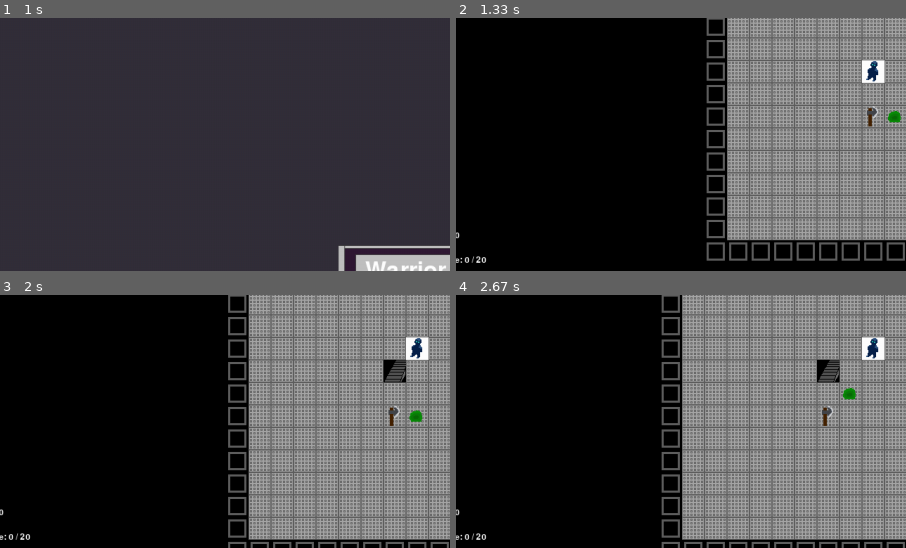
Above: before the commit, frames 1-4 (two rows, left to right).
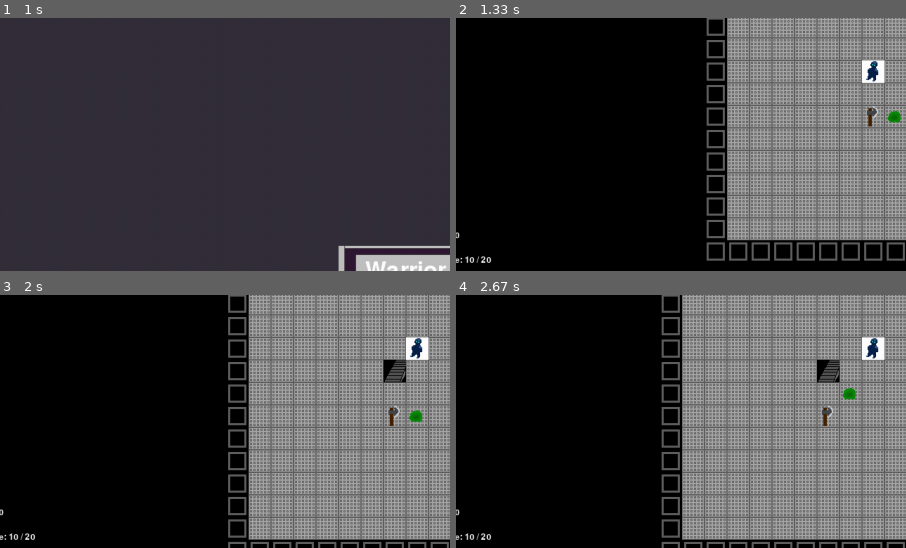
Above: after the commit, the same moments.

Repository: Leemoose/Roguelike-Framework
Game: pygame game, started from roguewriting.py
The game is run twice, just before and just after one commit, with the same random seed, the same clock (stepped at 60 frames per second) and the same inputs.
Inputs:
- Up to frame 1 (1 s): tap 1 at 0.33, 0.67 s
- Up to frame 2 (1.33 s): tap 1 at 1 s
- Up to frame 3 (2 s): hold D 1.33-1.8 s; hold W from 1.83 s (still down)
- Up to frame 4 (2.67 s): release W at 2.13 s; hold D 2.17-2.63 s
The pictures show only the part of the screen within x 5-55%, y 41-91%; the shares and areas given below are measured in that part.

Frame 1 is identical in both runs. In frame 2, 0.1% of the frame differs, in the area x 1-8%, y 94-97%; in frame 3, 0.1%; in frame 4, 0.1%.

Commit message:
better stairs

Diff:
--- a/character.py
+++ b/character.py
@@ -21,7 +21,7 @@
 
         self.level = 1
         self.max_level = 20
-        self.experience = 0
+        self.experience = 10
         self.experience_to_next_level = 20
 
     def is_alive(self):
@@ -65,7 +65,7 @@
         if damage - defense > 0:
             alive = defender.character.take_damage(damage - defense)
             if not alive:
-                self.experience += defender.experience
+                self.experience += defender.character.experience
                 self.check_for_levelup()
 
     def defend(self):
--- a/loops.py
+++ b/loops.py
@@ -5,6 +5,7 @@
 import items as I
 import objects as O
 import monster as Mon
+import objects as O
 import random
 
 """
@@ -60,8 +61,7 @@
     Used to save the game
     """
     def __init__(self):
-        self.tile_maps = {}
-        self.monster_maps = {}
+        self.generated_maps = {}
         self.item_dicts = {}
         self.monster_dicts = {}
         self.explored_levels = 0
@@ -89,6 +89,7 @@
         self.monster_map = None
         self.item_dict = None
         self.monster_dict = None
+        self.generator = None #Dungeon Generator
         self.monster_ai =  Mon.Monster_AI() #I just realize there is a bug here and it actually creates a... wait... what's that noise... hello?... Nooo!!! Bluglaaaaaaaaaa
 
     def action_loop(self, keyboard):
@@ -107,7 +108,7 @@
                 except:
                     break
                 if self.action == True:
-                    keyboard.key_action(self.player, self.tile_map, self.monster_dict, self.monster_map, self.item_dict, self.item_map, self, key)
+                    keyboard.key_action(self.player, self.generator.tile_map, self.monster_dict, self.monster_map, self.item_dict, self.item_map, self, key)
                 elif self.inventory == True:
                     keyboard.key_inventory(self, self.player, self.item_dict, self.item_map, key)
                 elif self.main == True:
@@ -154,7 +155,7 @@
         for monster_key in self.monster_dict.subjects:
             monster = self.monster_dict.subjects[monster_key]
             monster.character.energy += energy
-            monster.brain.rank_actions(monster, self.monster_map, self.tile_map, self.generator.flood_map, self.player)
+            monster.brain.rank_actions(monster, self.monster_map, self.generator.tile_map, self.generator.flood_map, self.player)
         """
         self.monster_ai.comprehend_the_universe(self.player.x, self.player.y, self.monster_map, self.tile_map)
         for monster_key in self.monster_dict.subjects:
@@ -165,7 +166,7 @@
 
     def change_screen(self, keyboard, display, colors, tileDict):
         if self.action == True:
-            display.update_display(colors, self.tile_map, tileDict, self.monster_dict, self.item_dict, self.monster_map, self.player)
+            display.update_display(colors, self.generator.tile_map, tileDict, self.monster_dict, self.item_dict, self.monster_map, self.player)
         elif self.inventory == True:
             display.update_inventory(self.player)
         elif self.main == True:
@@ -180,43 +181,43 @@
         self.update_screen = False
 
     def down_floor(self):
-        self.floor_level += 1
-        if self.floor_level > self.memory.explored_levels:
-            wid = 50
-            hei = 50
-            generator = M.DungeonGenerator(wid, hei)
-            generated_map = generator.get_map()
-            self.tile_map = M.TileMap(wid, hei, generated_map)
-            self.tile_map.stairs_x = generator.stairs_x
-            self.tile_map.stairs_y = generator.stairs_y
-            self.monster_map = generator.monster_map
-            self.item_dict = generator.item_dict
-            self.monster_dict = generator.monster_dict
-            self.player.x = self.tile_map.stairs_x
-            self.player.y = self.tile_map.stairs_y
-            self.memory.explored_levels += 1
-            self.memory.tile_maps[self.floor_level] = self.tile_map
-            self.memory.item_dicts[self.floor_level] = self.item_dict
-            self.memory.monster_dicts[self.floor_level] = self.monster_dict
-            self.memory.monster_maps[self.floor_level] = self.monster_map
-            self.generator = generator
-        else:
-            self.tile_map = self.memory.tile_maps[self.floor_level]
-            self.monster_map = self.memory.monster_maps[self.floor_level]
+        playerx, playery = self.player.get_location()
+        if self.floor_level == 0 or isinstance(self.generator.tile_map.track_map[playerx][playery], O.Stairs):
+            self.floor_level += 1
+            if self.floor_level > self.memory.explored_levels:
+                wid = 50
+                hei = 50
+                generator = M.DungeonGenerator(wid, hei)
+                generated_map = generator.get_map()
+                self.monster_map = generator.monster_map
+                self.item_dict = generator.item_dict
+                self.monster_dict = generator.monster_dict
+                stairsx, stairsy = generator.tile_map.get_stairs()[0]
+                self.player.x = stairsx
+                self.player.y = stairsy
+                self.memory.explored_levels += 1
+                self.memory.generated_maps[self.floor_level] = generator
+                self.memory.item_dicts[self.floor_level] = self.item_dict
+                self.memory.monster_dicts[self.floor_level] = self.monster_dict
+                self.generator = generator
+
+            else:
+                self.generator = self.memory.generated_maps[self.floor_level]
+                self.monster_map = self.memory.generated_maps[self.floor_level].monster_map
+                self.item_dict = self.memory.item_dicts[self.floor_level]
+                self.monster_dict = self.memory.monster_dicts[self.floor_level]
+                self.player.x, self.player.y = self.generator.tile_map.get_stairs()[0]
+
+
+    def up_floor(self):
+        playerx, playery = self.player.get_location()
+        if self.floor_level != 1 and isinstance(self.generator.tile_map.track_map[playerx][playery], O.Stairs):
+            self.floor_level -= 1
+            self.generator = self.memory.generated_maps[self.floor_level]
+            self.monster_map = self.memory.generated_maps[self.floor_level].monster_map
             self.item_dict = self.memory.item_dicts[self.floor_level]
             self.monster_dict = self.memory.monster_dicts[self.floor_level]
-            self.player.x = self.tile_map.stairs_x
-            self.player.y = self.tile_map.stairs_y
-
-    def up_floor(self):
-        if self.floor_level != 1:
-            self.floor_level -= 1
-            self.tile_map = self.memory.tile_maps[self.floor_level]
-            self.monster_map = self.memory.monster_maps[self.floor_level]
-            self.item_dict = self.memory.item_dicts[self.floor_level]
-            self.monster_dict = self.memory.monster_dicts[self.floor_level]
-            self.player.x = self.tile_map.stairs_x
-            self.player.y = self.tile_map.stairs_y
+            self.player.x, self.player.y = self.generator.tile_map.get_stairs()[0]
 
     def init_game(self, display):
         self.main_buttons = D.create_main_screen(display)
--- a/mapping.py
+++ b/mapping.py
@@ -44,24 +44,14 @@
         self.height = height
         self.monster_map = TrackingMap(width, height) #Should I include items as well?
         self.flood_map = FloodMap(width,height)
+        self.tile_map = TileMap(width, height)
 
         self.monster_dict = L.ID() #Unique to this floor
         self.item_dict = L.ID() #Unique to this floor
 
-        self.tile_map = []  # Map of this floor
-        self.carve_rooms() #Should use an object for this
-        self.place_stairs()
-
         self.place_items()
         self.place_monsters()
 
-    def carve_rooms(self):
-        for x in range(self.width):
-            self.tile_map.append([O.Tile(x, y, 1, False) for y in range(self.height)])
-        for x in range(self.width - 2):
-            for y in range(self.height - 2):
-                tile = O.Tile(x+1, y+1, 0, True)
-                self.tile_map[x+1][y+1] = tile
 
         """
         for x in range(self.width):
@@ -136,16 +126,6 @@
                     tile = O.Tile(startx + x, starty + y, 0, True)
                     self.tile_map[startx + x][starty + y] = tile
 
-    def place_stairs(self):
-        startx = random.randint(0, self.width-1)
-        starty = random.randint(0,self.height-1)
-        while (self.tile_map[startx][starty].passable == False):
-            startx = random.randint(0, self.width-1)
-            starty = random.randint(0,self.height-1)
-        tile = O.Stairs(startx, starty, 90, True)
-        self.tile_map[startx][starty] = tile
-        self.stairs_x = startx
-        self.stairs_y = starty
 
 
     def place_monsters(self):
@@ -165,7 +145,7 @@
             startx = random.randint(0, self.width-1)
             starty = random.randint(0,self.height-1)
 
-            while (self.tile_map[startx][starty].passable == False):
+            while (self.tile_map.get_passable(startx, starty)== False):
                 startx = random.randint(0, self.width-1)
                 starty = random.randint(0,self.height-1)
 
@@ -184,7 +164,7 @@
             startx = random.randint(0, self.width-1)
             starty = random.randint(0,self.height-1)
 
-            while (self.tile_map[startx][starty].passable == False):
+            while (self.tile_map.get_passable(startx, starty)== False):
                 startx = random.randint(0, self.width-1)
                 starty = random.randint(0,self.height-1)
 
@@ -280,18 +260,42 @@
  """
 
 class TileMap(TrackingMap):
-    def __init__(self, width, height, generated_map):
+    def __init__(self, width, height):
         super().__init__(width, height)
-        self.tile_map = generated_map
+        self.track_map = []
+        self.stairs = []
+        for x in range(self.width):
+            self.track_map.append([O.Tile(x, y, 1, False) for y in range(self.height)])
+        self.carve_rooms()
+        self.place_stairs()
 
     def get_tag(self, x, y):
-        return self.tile_map[x][y].render_tag
+        return self.track_map[x][y].render_tag
+
+    def carve_rooms(self):
+        for x in range(self.width - 2):
+            for y in range(self.height - 2):
+                tile = O.Tile(x+1, y+1, 0, True)
+                self.track_map[x+1][y+1] = tile
+
+    def place_stairs(self):
+        startx = random.randint(0, self.width-1)
+        starty = random.randint(0,self.height-1)
+        while (self.track_map[startx][starty].passable == False):
+            startx = random.randint(0, self.width-1)
+            starty = random.randint(0,self.height-1)
+        tile = O.Stairs(startx, starty, 90, True)
+        self.track_map[startx][starty] = tile
+        self.stairs.append((startx, starty))
+
+    def get_stairs(self):
+        return self.stairs
 
     def place_tile(self, tile):
-        self.tile_map[tile.x][tile.y] = tile
+        self.track_map[tile.x][tile.y] = tile
 
     def get_passable(self, x, y):
         if (x>=0) & (y>=0) & (x < self.width) & (y < self.height):
-            return (self.tile_map[x][y].passable)
+            return (self.track_map[x][y].passable)
         else:
             return False
--- a/monster.py
+++ b/monster.py
@@ -22,6 +22,8 @@
         if distance < 1.5:
             monster.character.attack(player)
             monster.character.energy -= 100
+        elif 1 != 1:
+            return True
         else:
             options = [(0, 1), (1, 0), (-1, 0), (0, -1)]
             r = random.randint(0, 3)
@@ -43,15 +45,12 @@
     def __init__(self, number_tag, x, y):
         super().__init__(x, y, 0, number_tag, "Unknown")
         self.character = C.Character()
-        self.experience = 10
-        self.energy = 0
-        self.main_weapon = None
         self.brain = Monster_AI()
 
     def move(self, move_x, move_y, floormap, monster, monster_map):
         speed = 100
         if floormap.get_passable(monster.x + move_x, monster.y + move_y) and monster_map.get_passable(monster.x + move_x, monster.y + move_y):
-            self.energy -= 100
+            self.character.energy -= 100
             monster_map.track_map[monster.x][monster.y] = -1
             monster.y += move_y
             monster.x += move_x
